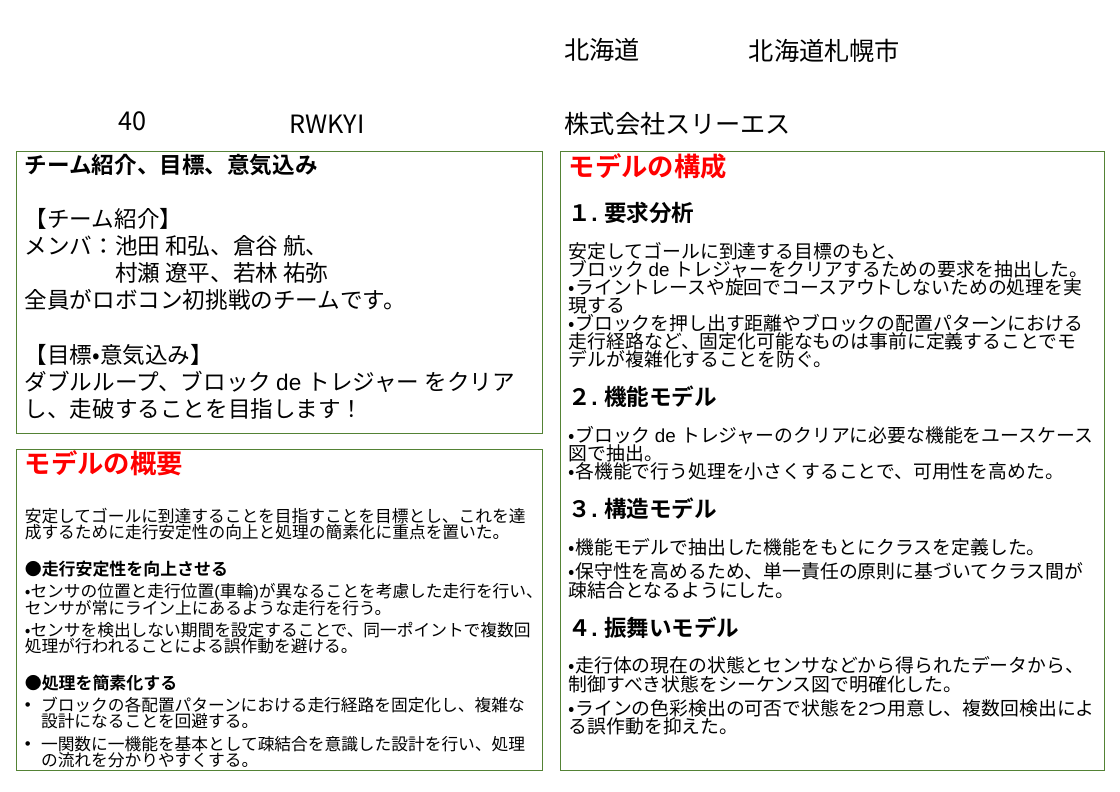
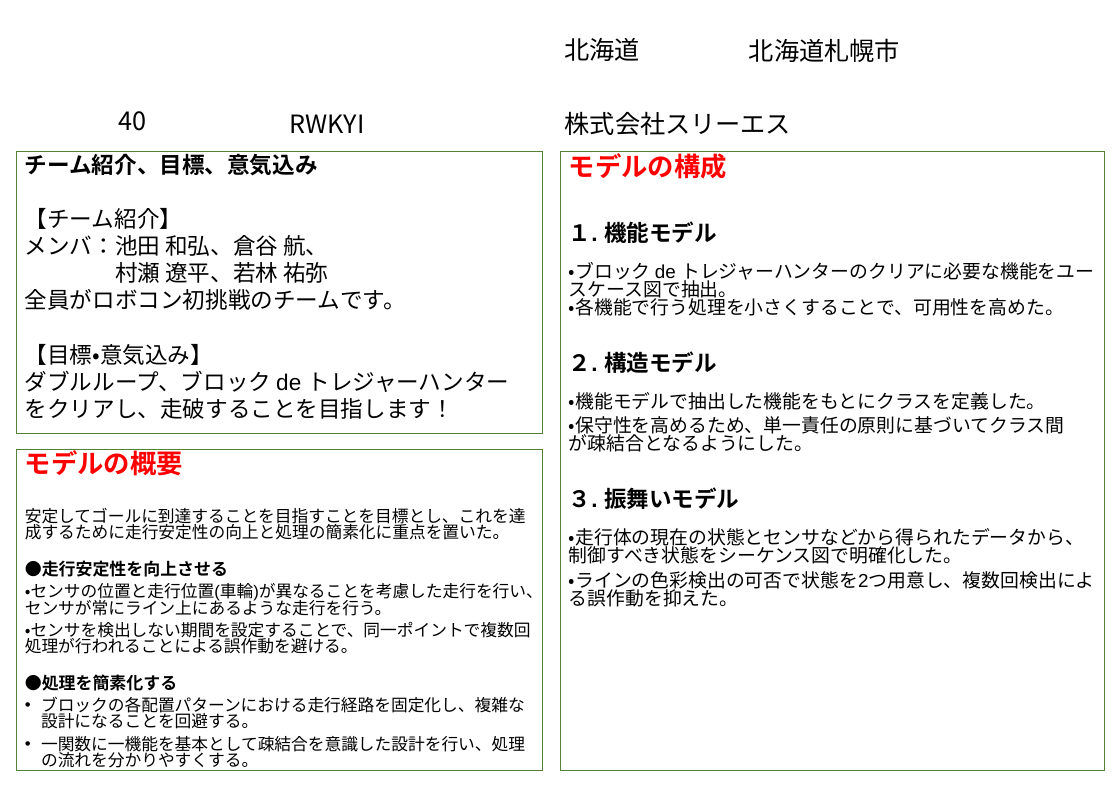
Before and after one commit to SSS-etrobo-2023/master, a slide deck: slide 1 of document/PRI_040_RWKYI.pptx. Drawn at 1120x792 pixels with LibreOffice and Linux fonts; fonts in the diff are those of the drawing; background and template pictures are left out. Boxes give left, top, right and bottom in pixels: in the first picture for what was removed or moved away, otherwise in the second. Text is boxed around its words. In the diff, an @@ line names an element or a change of style, - is before the commit and + after.

Commit message:
モデル図 マージ_3

```diff
--- a/document/PRI_040_RWKYI.pptx
+++ b/document/PRI_040_RWKYI.pptx
@@ text in rectangle at <box>569,221,1094,564</box>: text changed @@
-１. 要求分析
-安定してゴールに到達する目標のもと、
-ブロック de トレジャーをクリアするための要求を抽出した。
-・ライントレースや旋回でコースアウトしないための処理を実現する
-・ブロックを押し出す距離やブロックの配置パターンにおける走行経路など、固定化可能なものは事前に定義することでモデルが複雑化することを防ぐ。
-２. 機能モデル
-・ブロック de トレジャーのクリアに必要な機能をユースケース図で抽出。
-・各機能で行う処理を小さくすることで、可用性を高めた。
-３. 構造モデル
-・機能モデルで抽出した機能をもとにクラスを定義した。
-・保守性を高めるため、単一責任の原則に基づいてクラス間が疎結合となるようにした。
-４. 振舞いモデル
-・走行体の現在の状態とセンサなどから得られたデータから、制御すべき状態をシーケンス図で明確化した。
+１. 機能モデル
+・ブロック de トレジャーハンターのクリアに必要な機能をユースケース図で抽出。
+・各機能で行う処理を小さくすることで、可用性を高めた。
+２. 構造モデル
+・機能モデルで抽出した機能をもとにクラスを定義した。
+・保守性を高めるため、単一責任の原則に基づいてクラス間
+が疎結合となるようにした。
+３. 振舞いモデル
+・走行体の現在の状態とセンサなどから得られたデータから、制御すべき状態をシーケンス図で明確化した。
@@ text in rectangle at <box>25,344,510,419</box>: text changed @@
-【目標・意気込み】
-ダブルループ、ブロック de トレジャー をクリアし、走破することを目指します！
+【目標・意気込み】
+ダブルループ、ブロック de トレジャーハンター をクリアし、走破することを目指します！
```
Also in this commit, not shown: 4 other slides changed.
